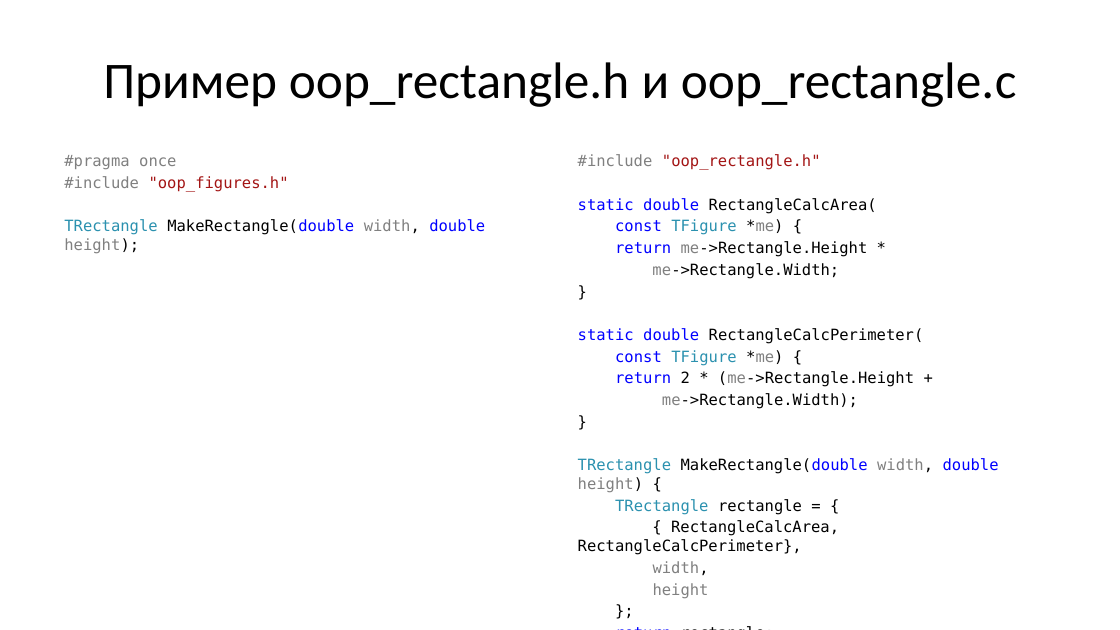
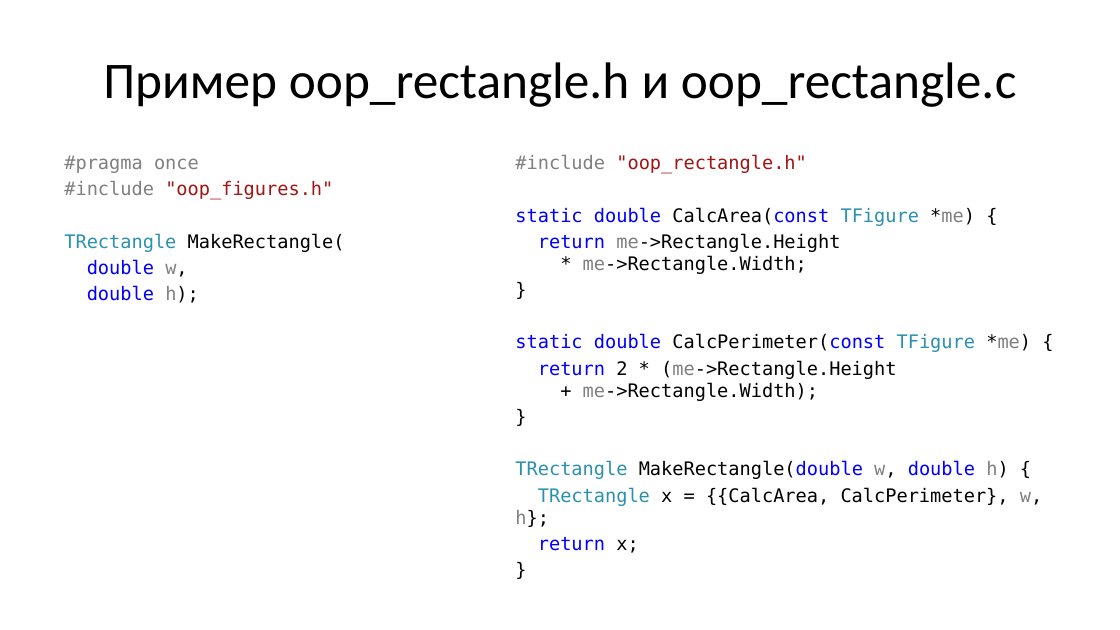
Before and after one commit to Evgueni-Petrov-aka-espetrov/Algorithms-and-Programming-in-C-pptx, a slide deck: slide 16 of 07 Структуры.pptx. Drawn at 1120x630 pixels with LibreOffice and Linux fonts; fonts in the diff are those of the drawing. Boxes give left, top, right and bottom in pixels: in the first picture for what was removed or moved away, otherwise in the second. Text is boxed around its words. In the diff, an @@ line names an element or a change of style, - is before the commit and + after.

Commit message:
увеличил размер шрифта в примере с фигурами

```diff
--- a/07 Структуры.pptx
+++ b/07 Структуры.pptx
@@ text "#include "oop_rectangle.h"": place and size @@
-text "#include "oop_rectangle.h"" at [578,154,999,575]
+text "#include "oop_rectangle.h"" at [515,155,1042,553]
@@ text at [64,155,333,200]: size 13.3 to 16 pt in "#pragma once", "#include "oop_figures.h"" @@
@@ text at [515,155,807,174]: size 13.3 to 16 pt in "#include "oop_rectangle.h"", "}", "}", "}" @@
@@ text at [515,207,975,274]: text changed; size 13.3 to 16 pt @@
-static double RectangleCalcArea(
-const TFigure *me) {
-return me->Rectangle.Height *
-me->Rectangle.Width;
+static double CalcArea(const TFigure *me) {
+return me->Rectangle.Height
+* me->Rectangle.Width;
@@ text at [64,233,345,303]: text changed; size 13.3 to 16 pt @@
-TRectangle MakeRectangle(double width, double height);
+TRectangle MakeRectangle(
+double w,
+double h);
@@ text at [515,334,1031,401]: text changed; size 13.3 to 16 pt @@
-static double RectangleCalcPerimeter(
-const TFigure *me) {
-return 2 * (me->Rectangle.Height +
-me->Rectangle.Width);
+static double CalcPerimeter(const TFigure *me) {
+return 2 * (me->Rectangle.Height
++ me->Rectangle.Width);
@@ text at [515,461,1042,553]: text changed; size 13.3 to 16 pt @@
-TRectangle MakeRectangle(double width, double height) {
-TRectangle rectangle = {
-{ RectangleCalcArea, RectangleCalcPerimeter},
-width,
-height
-};
-return rectangle;
+TRectangle MakeRectangle(double w, double h) {
+TRectangle x = {{CalcArea, CalcPerimeter}, w, h};
+return x;
```
Also in this commit, not shown: 3 other slides changed.
